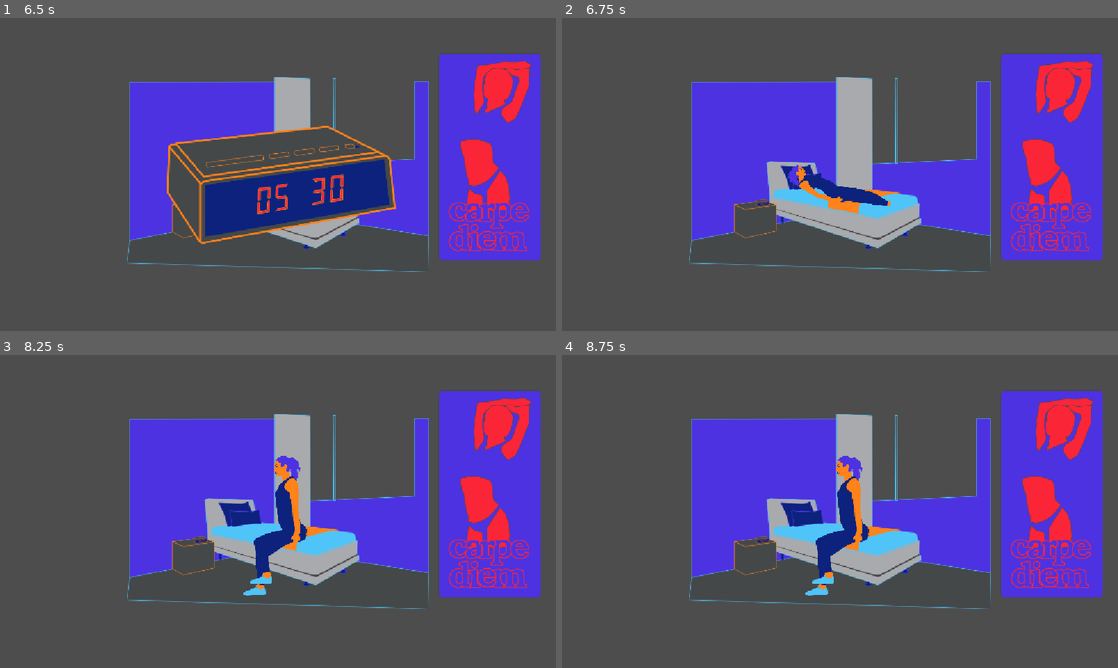
Above: before the commit, frames 1-4 (two rows, left to right).
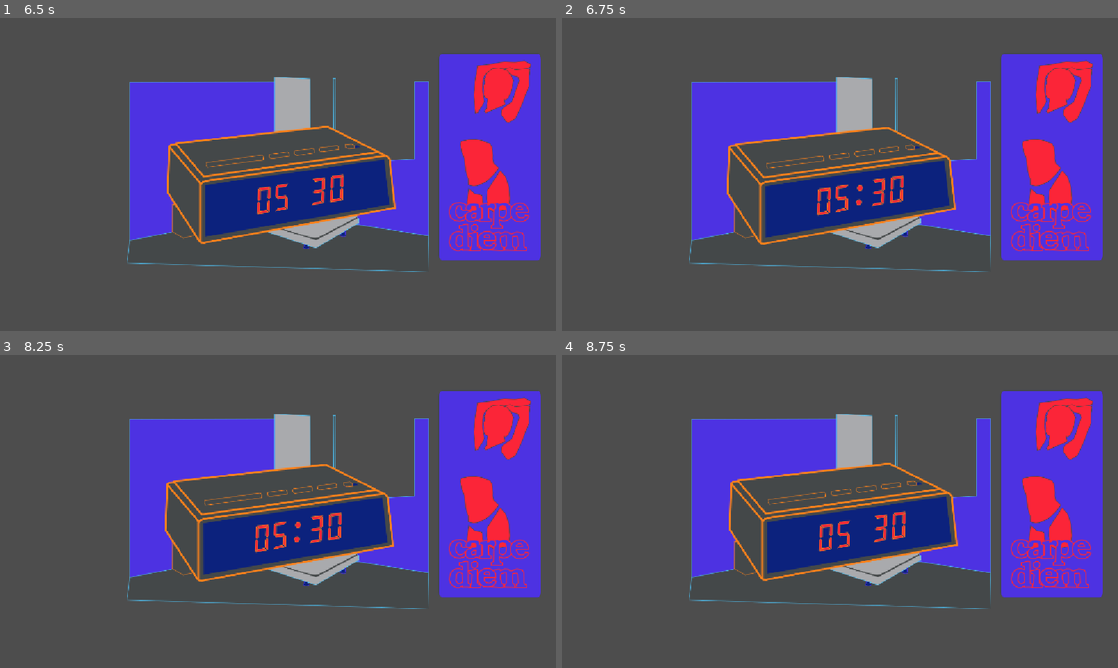
Above: after the commit, the same moments.

Repository: local-minimum/The-Vicious-Cycle
Game: Godot game, scene res://levels/title/title.tscn
Two runs of this game, one before a commit and one after it. Both use one fixed random seed, a clock stepped at 60 frames per second and the inputs below.
Inputs (mouse positions are in pixels of both pictures, inside the frame that each line leads up to):
- Up to frame 1 (6.5 s): tap Enter at 0.5, 2.75, 3.6, 5.75 s; move the mouse to (400, 158) at 0.52 s; hold D (pedal_right) 0.53-1.28 s; tap Ctrl at 0.6 s; click (400, 158) at 0.67 s; tap Space at 0.77, 1.25, 1.52, 3.02, 3.77, 4.25, 4.52, 6.02 s; move the mouse to (166, 190) at 1.27 s; hold S 1.28-2.03 s; tap Q at 1.35 s; click (166, 190) at 1.42 s; move the mouse to (333, 105) at 2.02 s; hold D (pedal_right) 2.03-2.78 s; tap Delete at 2.1 s; click (333, 105) at 2.17 s; move the mouse to (250, 237) at 2.77 s; hold W 2.78-3.53 s; tap E at 2.85 s; click (250, 237) at 2.92 s; move the mouse to (444, 221) at 3.52 s; hold A (pedal_left) 3.53-5.03 s; click (444, 221) at 3.67 s; move the mouse to (111, 127) at 4.27 s; tap Keypad Enter at 4.35 s; click (111, 127) at 4.42 s; move the mouse to (305, 174) at 5.02 s; hold S 5.03-5.78 s; tap F at 5.1 s; click (305, 174) at 5.17 s; move the mouse to (194, 96) at 5.77 s; hold D (pedal_right) from 5.78 s (still down); tap 1 at 5.85 s; click (194, 96) at 5.92 s
- Up to frame 2 (6.75 s): tap Space at 6.5 s; move the mouse to (962, 158) at 6.52 s; release D (pedal_right) at 6.53 s; hold W from 6.53 s (still down); tap 2 at 6.6 s; click (962, 158) at 6.67 s
- Up to frame 3 (8.25 s): tap Space at 6.77, 7.52 s; move the mouse to (166, 527) at 7.27 s; release W at 7.28 s; hold D (pedal_right) 7.28-8.03 s; tap 3 at 7.35 s; click (166, 527) at 7.42 s; move the mouse to (333, 442) at 8.02 s; hold S from 8.03 s (still down); tap P at 8.1 s; click (333, 442) at 8.17 s
- Up to frame 4 (8.75 s): keep holding S

Frame 1 is identical in both runs. In frame 2, 10% of the frame differs, in the area x 29-71%, y 34-73%; in frame 3, 10%, in the area x 29-71%, y 32-77%; in frame 4, 10%.

Commit message:
Add stupid sounds and music

Diff:
--- a/default_bus_layout.tres
+++ b/default_bus_layout.tres
@@ -5,7 +5,7 @@
 bus/1/solo = false
 bus/1/mute = false
 bus/1/bypass_fx = false
-bus/1/volume_db = 0.0
+bus/1/volume_db = -11.951987
 bus/1/send = &"Master"
 bus/2/name = &"Dialogue"
 bus/2/solo = false
--- a/levels/door/door.gd
+++ b/levels/door/door.gd
@@ -3,6 +3,11 @@
 
 enum Icon { EXIT, EXERCISE, UNDECIDED }
 enum Phase { LOCKED, SLIDING, READY, SPINNING, SPUN, DONE }
+
+@export_file("*.mp3") var unlock_sfx: String
+@export_file("*.mp3") var handle_sfx: String
+@export_file("*.mp3") var spinning_sfx: String
+@export_file("*.mp3") var spin_end_sfx: String
 
 @export var icon_exit: PackedScene
 @export var icon_exercise: PackedScene
@@ -126,6 +131,7 @@
     if _phase == Phase.LOCKED || _phase == Phase.READY:
         if event is InputEventMouseButton && !event.is_echo() && event.is_pressed() && (event as InputEventMouseButton).button_index == MOUSE_BUTTON_LEFT:
             if _phase == Phase.LOCKED:
+                AudioHub.play_sfx(unlock_sfx)
                 mouse.visible = false
                 _phase = Phase.SLIDING
                 var t = create_tween()
@@ -134,14 +140,18 @@
                 t.tween_property(lock, "rotation_degrees", -170.0, slider_duration)
                 t.finished.connect(_done_sliding)
             elif _phase == Phase.READY:
+                AudioHub.play_sfx(handle_sfx)
+                AudioHub.play_sfx(spinning_sfx)
                 mouse.visible = false
                 var t = create_tween()
                 t.tween_property(handle, "rotation_degrees", -30.0, handle_motion_duration)
                 t.tween_property(handle, "rotation_degrees", 0.0, handle_motion_duration * 0.3)
+                _spin_done = [false, false, false]
                 _phase = Phase.SPINNING
                 t0 = Time.get_ticks_msec()
 
 var t0: int
+var _spin_done: Array[bool]
 
 func _process(_delta: float) -> void:
     match _phase:
@@ -155,7 +165,12 @@
         offset *= offset
     var done: bool = true
     for idx in _cylinder_icons.size():
-        done = set_cylinder(idx, offset) && done
+        var cyl_done: bool = set_cylinder(idx, offset)
+        if cyl_done && !_spin_done[idx]:
+            _spin_done[idx] = true
+            AudioHub.play_sfx(spin_end_sfx)
+
+        done = cyl_done && done
 
     if done:
         var results: Array[Icon] = []
@@ -182,6 +197,7 @@
             _phase = Phase.READY
         else:
             _phase = Phase.DONE
+            await get_tree().create_timer(1.0).timeout
             get_tree().change_scene_to_file(&"res://levels/freedom/freedom.tscn")
 
 func set_cylinder(idx: int, offset: float) -> bool:
--- a/levels/door/door.tscn
+++ b/levels/door/door.tscn
@@ -104,17 +104,16 @@
 
 [node name="Door" type="Node2D" unique_id=301636524 node_paths=PackedStringArray("slider", "lock", "handle", "cylinders")]
 script = ExtResource("1_2e5mw")
+unlock_sfx = "uid://cun4m57hjv4le"
+handle_sfx = "uid://bvsxma36lwj1j"
 icon_exit = ExtResource("3_2e5mw")
 icon_exercise = ExtResource("2_b8ksc")
 icon_undecided = ExtResource("4_43ykg")
 replace_exit = ExtResource("5_md4ch")
 replace_exercise = ExtResource("6_6em2w")
 replace_undecided = ExtResource("7_xah6j")
-icon_height = null
 slider = NodePath("Slider")
 lock = NodePath("Lock")
-slider_duration = null
-slider_distance = null
 handle = NodePath("Handle")
 handle_motion_duration = 0.4
 cylinders = [NodePath("Cylinders/Cylinder 1"), NodePath("Cylinders/Cylinder 2"), NodePath("Cylinders/Cylinder 3")]
--- a/levels/door/exit_appartment_check.tscn
+++ b/levels/door/exit_appartment_check.tscn
@@ -48,9 +48,8 @@
 
 [node name="Door" parent="." unique_id=301636524 node_paths=PackedStringArray("mouse", "mouse_anim") instance=ExtResource("1_n6gsg")]
 position = Vector2(0, 16)
-icon_height = 96.0
-slider_duration = 1.0
-slider_distance = 222.0
+spinning_sfx = "uid://d03g24dxorslc"
+spin_end_sfx = "uid://dog31giu6r66b"
 mouse = NodePath("../Mouse")
 mouse_anim = NodePath("../Mouse/AnimationPlayer")
 
--- a/levels/passage_of_time/time_wheel.gd
+++ b/levels/passage_of_time/time_wheel.gd
@@ -1,4 +1,7 @@
 extends Node2D
+
+@export_file("*.mp3") var start_sfx: String
+@export_file("*.mp3") var stop_sfx: String
 
 @export var _wheel: Node2D
 @export var _bed: Node2D
@@ -70,6 +73,9 @@
     elif delta > 180:
         delta -= 360
 
+    if absf(delta) > 10:
+        AudioHub.play_sfx(start_sfx)
+
     var duration: float = absf(delta) * _angle_rotation_duration
 
     GlobalStateVicious.time_checkpoint = next_time
@@ -83,6 +89,7 @@
 func _handle_reach_checkpoint() -> void:
     match GlobalStateVicious.time_checkpoint:
         _PT_BREAKFAST, _PT_LUNCH, _PT_SUPPER:
+            AudioHub.play_sfx(stop_sfx)
             await get_tree().create_timer(_wait_before_next_scene).timeout
             get_tree().change_scene_to_file(&"res://levels/eating/eating.tscn")
 
@@ -96,10 +103,12 @@
                 progress_time()
 
         _PT_SECOND_EXERCISE, _PT_THIRD_EXERCISE:
+            AudioHub.play_sfx(stop_sfx)
             await get_tree().create_timer(_wait_before_next_scene).timeout
             get_tree().change_scene_to_file(&"res://levels/spinning/spinning.tscn")
 
         _PT_NIGHT_EXERCISE_OR_SLEEP:
+            AudioHub.play_sfx(stop_sfx)
             if _short_sleep:
                 await get_tree().create_timer(_wait_before_next_scene * 3).timeout
                 get_tree().change_scene_to_file(&"res://levels/spinning/spinning.tscn")
@@ -108,14 +117,17 @@
                 get_tree().change_scene_to_file(&"res://levels/sleeping/bed_room.tscn")
 
         _PT_SHORT_SLEEP:
+            AudioHub.play_sfx(stop_sfx)
             await get_tree().create_timer(_wait_before_next_scene).timeout
             get_tree().change_scene_to_file(&"res://levels/sleeping/bed_room.tscn")
 
         _PT_DOOR_CHECK:
+            AudioHub.play_sfx(stop_sfx)
             await get_tree().create_timer(_wait_before_next_scene).timeout
             get_tree().change_scene_to_file(&"res://levels/door/exit_appartment_check.tscn")
 
         _PT_WAKUP_FIRST_EXERCISE:
+            AudioHub.play_sfx(stop_sfx)
             await get_tree().create_timer(_wait_before_next_scene).timeout
             get_tree().change_scene_to_file(&"res://levels/sleeping/bed_room.tscn")
 
--- a/levels/passage_of_time/time_wheel.tscn
+++ b/levels/passage_of_time/time_wheel.tscn
@@ -9,6 +9,8 @@
 
 [node name="Time Wheel" type="Node2D" unique_id=281772505 node_paths=PackedStringArray("_wheel", "_bed", "_short_sleep_bed", "_night_line", "_night_exercise")]
 script = ExtResource("1_6i40a")
+start_sfx = "uid://dkj3bj32lw2nn"
+stop_sfx = "uid://5yo4ho3rkc2r"
 _wheel = NodePath("Wheel")
 _bed = NodePath("Wheel/Bed")
 _short_sleep_bed = NodePath("Wheel/ShortSleepBedTarget")
--- a/levels/sleeping/bed_room.gd
+++ b/levels/sleeping/bed_room.gd
@@ -1,5 +1,6 @@
 extends Node2D
 
+@export_file("*.mp3") var alarm_sfx: String
 @export var small_clock_2200: Node2D
 @export var small_clock_0145: Node2D
 @export var small_clock_0529: Node2D
@@ -63,7 +64,8 @@
     small_clock_0529.visible = false
     small_clock_0530.visible = true
     await get_tree().create_timer(0.5).timeout
-    for idx in 15:
+    AudioHub.play_sfx(alarm_sfx)
+    for idx in 45:
         large_clock_colon.visible = (idx % 2) == 0
         large_clock_no_colon.visible = (idx % 2) == 1
         await get_tree().create_timer(0.1).timeout
--- a/levels/sleeping/bed_room.tscn
+++ b/levels/sleeping/bed_room.tscn
@@ -20,6 +20,7 @@
 
 [node name="BedRoom" type="Node2D" unique_id=1936281499 node_paths=PackedStringArray("small_clock_2200", "small_clock_0145", "small_clock_0529", "small_clock_0530", "large_clock_colon", "large_clock_no_colon", "person_standing", "person_sitting", "person_sleeping")]
 script = ExtResource("1_d87cn")
+alarm_sfx = "uid://bwlhfyxv5vii3"
 small_clock_2200 = NodePath("AlarmClockSmall2200")
 small_clock_0145 = NodePath("AlarmClockSmall0145")
 small_clock_0529 = NodePath("AlarmClockSmall0529")
--- a/levels/title/title.gd
+++ b/levels/title/title.gd
@@ -1,9 +1,11 @@
 extends Node2D
 
+@export_file("*.mp3") var music_track: String
 @export var player: AnimationPlayer
 @export var storage_provider: SaveStorageProvider
 
 func _ready() -> void:
+    AudioHub.play_music(music_track)
     player.play(&"Blinking Press")
 
 func _input(event: InputEvent) -> void:
--- a/levels/title/title.tscn
+++ b/levels/title/title.tscn
@@ -63,6 +63,7 @@
 
 [node name="Title" type="Node2D" unique_id=1195321305 node_paths=PackedStringArray("player")]
 script = ExtResource("1_isq66")
+music_track = "uid://bjjq70gqef5gc"
 player = NodePath("AnimationPlayer")
 storage_provider = ExtResource("2_8p8ih")
 
Not shown, added: levels/door/handle.mp3.import
Not shown, added: levels/door/lock.mp3.import
Not shown, added: levels/door/spin_end.mp3.import
Not shown, added: levels/door/spinning.mp3.import
Not shown, added: levels/passage_of_time/start.mp3.import
Not shown, added: levels/passage_of_time/stop.mp3.import
Not shown, added: levels/sleeping/alarm.mp3.import
Not shown, added: track1.mp3.import
Not shown, added: levels/door/handle.mp3
Not shown, added: levels/door/lock.mp3
Not shown, added: levels/door/spin_end.mp3
Not shown, added: levels/door/spinning.mp3
(and 4 more such lines)
